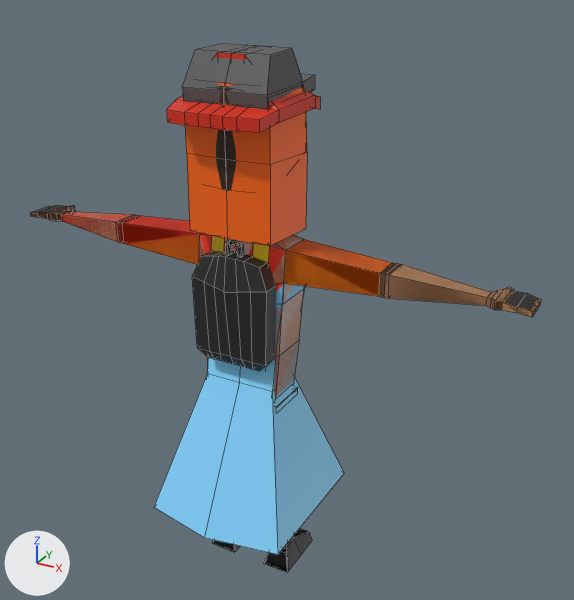
What one commit did to the FBX model Assets/Models/Player.fbx.
Camera for both pictures: a camera (50 mm lens) standing at (1.43, -2.33, 2.31) and looking at (0.1, 0.09, 1.1). The lights are fixed; the arrows at lower left show +X, +Y and +Z. Mesh edges are drawn as thin lines. Where no turn or scale is listed for an object, it has been applied to the vertices.

Before the edit, the objects in view are built like this:
```python
me_cube_055 = bpy.data.meshes.new('Cube.055')
me_cube_055.from_pydata(...)  # 270 vertices, 264 faces; spans x -1.03..1.03, y -0.13..0.17, z 0.37..2.45
me_cube_055.materials.append(mat_material)  # picture img_imphenziapalette01_256_gradient_png
me_cube_063 = bpy.data.meshes.new('Cube.063')
me_cube_063.from_pydata(...)  # 468 vertices, 460 faces; spans x -1.03..1.03, y -0.18..0.26, z 0.37..2.46
me_cube_063.materials.append(mat_material)  # picture img_imphenziapalette01_256_gradient_png
me_cube_064 = bpy.data.meshes.new('Cube.064')
me_cube_064.from_pydata(...)  # 286 vertices, 274 faces; spans x -1.03..1.03, y -0.37..0.35, z 0.37..2.38
me_cube_064.materials.append(mat_material)  # picture img_imphenziapalette01_256_gradient_png
ob_criminal = bpy.data.objects.new('Criminal', me_cube_055)
ob_criminal.location = (0.0, 0.0, -0.437)
ob_nerd = bpy.data.objects.new('Nerd', me_cube_063)
ob_nerd.location = (0.0, 0.0, -0.437)
ob_princess = bpy.data.objects.new('Princess', me_cube_064)
ob_princess.location = (0.0, 0.0, -0.437)
# also in view: 'Firefighter' at (0.0, 0.0, 0.98); 'Guy' at (0.0, 0.01, 0.93)
```
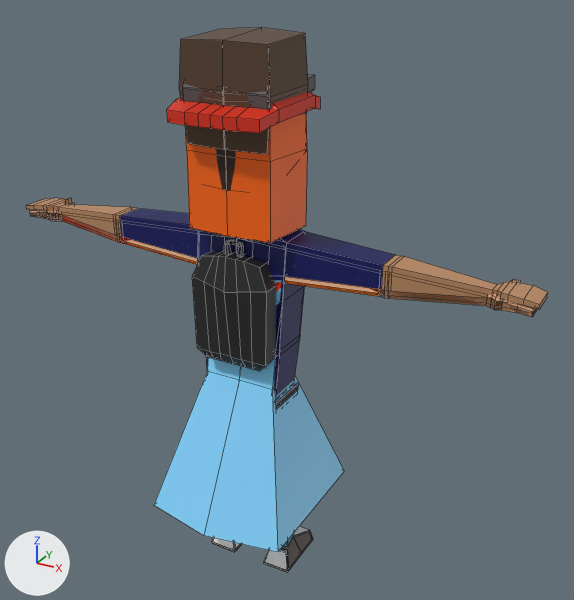
Edits to the scene script, one JSON object a line:
```json
{"op": "add", "block": "img_t_shirt_konita_logo_png", "code": ["img_t_shirt_konita_logo_png = load_image('T-Shirt Konita Logo.png', '../Palletes/T-Shirt Konita Logo.png', 2048, 1152, 'sRGB')"]}
{"op": "add", "block": "img_google_play_banner_png", "code": ["img_google_play_banner_png = load_image('Google Play Banner.png', '../Palletes/Google Play Banner.png', 4096, 2304, 'sRGB')"]}
{"op": "add", "block": "mat_material_075", "code": ["mat_material_075 = principled_material('Material.075')", "mat_material_075.texture = img_t_shirt_konita_logo_png"]}
{"op": "add", "block": "mat_material_074", "code": ["mat_material_074 = principled_material('Material.074')", "mat_material_074.texture = img_google_play_banner_png"]}
{"op": "add", "block": "me_cube_064_1", "code": ["me_cube_064_1 = bpy.data.meshes.new('Cube.064')", "me_cube_064_1.from_pydata(...)  # 262 vertices, 256 faces; spans x -1.05..1.05, y -0.15..0.17, z 0.38..2.51", "# faces by material slot: [220, 12, 24]", "me_cube_064_1.materials.append(mat_material)  # picture img_imphenziapalette01_256_gradient_png", "me_cube_064_1.materials.append(mat_material_074)  # picture img_google_play_banner_png", "me_cube_064_1.materials.append(mat_material_075)  # picture img_t_shirt_konita_logo_png"]}
{"op": "set", "path": "ob_princess.location", "old": "(0.0, 0.0, -0.437)", "new": "(0.0, 0.0, -0.426)"}
{"op": "add", "block": "ob_konita", "code": ["ob_konita = bpy.data.objects.new('Konita', me_cube_064_1)", "ob_konita.location = (0.0, 0.0, -0.437)"]}
```

What differs and where, as boxes [x1, y1, x2, y2] in the pictures (574 x 600 px):
```json
{"object": "Princess", "change": "moved", "before": [154, 82, 344, 555], "after": [30, 114, 535, 570]}
{"object": "Konita", "change": "added", "after": [26, 27, 548, 572], "faces in mat_material (picture img_imphenziapalette01_256_gradient_png)": [26, 27, 548, 572], "faces in mat_material_075 (picture img_t_shirt_konita_logo_png)": [120, 208, 395, 397]}
{"object": "Guy", "change": "unchanged, covered by the edit", "before": [216, 87, 541, 572], "after": [118, 149, 537, 572]}
{"object": "Criminal", "change": "unchanged, covered by the edit", "before": [31, 205, 540, 557], "after": [32, 213, 529, 551]}
```
